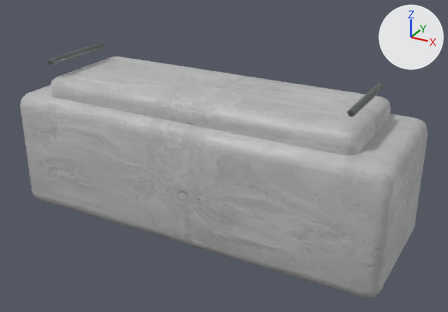
The glTF model public/assets/blender/concrete_barrier_v3.glb, before and after one commit.
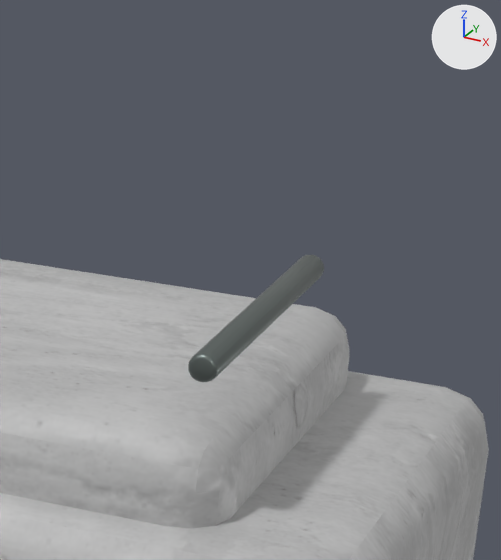
The first picture shows the older version from a 50 mm lens placed at (2.13, -3.7, 2.39), pointed at (0.11, -0.02, 0.55). The close-ups show the older and then the newer version on the part from 66% to 96% of the width and 5% to 53% of the height of that picture. Only the edits that show in the close-ups are written down. The lights are fixed; the arrows at upper right show +X, +Y and +Z. Where no turn or scale is listed for an object, it has been applied to the vertices.

The older version as bpy lines, for what is in view:
```python
me_cube_529 = bpy.data.meshes.new('Cube.529')
me_cube_529.from_pydata(...)  # 96 vertices, 188 faces; spans x -1.45..1.45, y -0.52..0.52, z -0.46..0.46
me_cube_529.materials.append(mat_concretepbr)
me_cube_530 = bpy.data.meshes.new('Cube.530')
me_cube_530.from_pydata(...)  # 96 vertices, 188 faces; spans x -1.2..1.2, y -0.42..0.42, z -0.13..0.13
me_cube_530.materials.append(mat_concretepbr)
me_cylinder_255 = bpy.data.meshes.new('Cylinder.255')
me_cylinder_255.from_pydata(...)  # 140 vertices, 276 faces; spans x -0.024..0.024, y -0.3..0.3, z -0.024..0.024
me_cylinder_255.materials.append(mat_steelv3)  # grey #767e7c
ob_barrierbase = bpy.data.objects.new('BarrierBase', me_cube_529)
ob_barrierbase.location = (0.0, 0.0, 0.46)
ob_barriertop = bpy.data.objects.new('BarrierTop', me_cube_530)
ob_barriertop.location = (0.0, 0.0, 0.93)
ob_rebar1_15 = bpy.data.objects.new('Rebar1.15', me_cylinder_255)
ob_rebar1_15.location = (1.15, -0.1, 1.18)
```
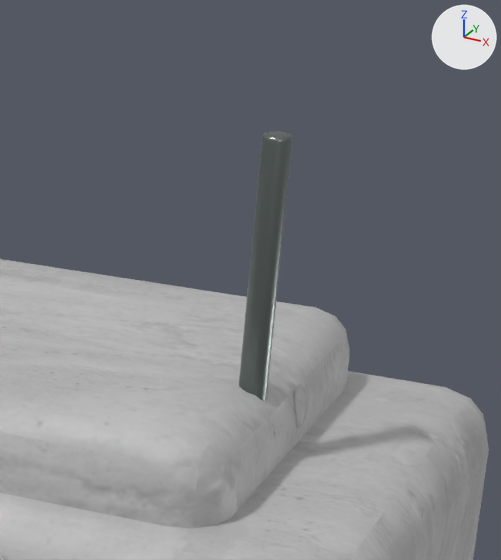
Pixel boxes (x1, y1, x2, y2) of what changed, in the close-ups (501 x 560 px):
'Rebar1.15', turned: before (188, 255, 324, 382); after (239, 131, 292, 401)

The change, as a list of edits to the scene's bpy script:
```text
Change ob_rebar1_15:
    ob_rebar1_15.rotation_euler: (0.0, 0.0, 0.0) -> (1.571, 0.0, 0.0)  # degrees (0, 0, 0) -> degrees (90, 0, 0)
```
